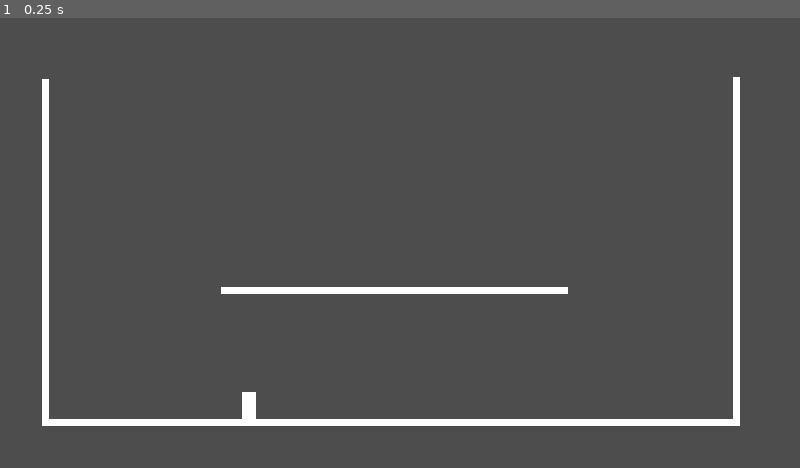
Above: before the commit, frame 1.
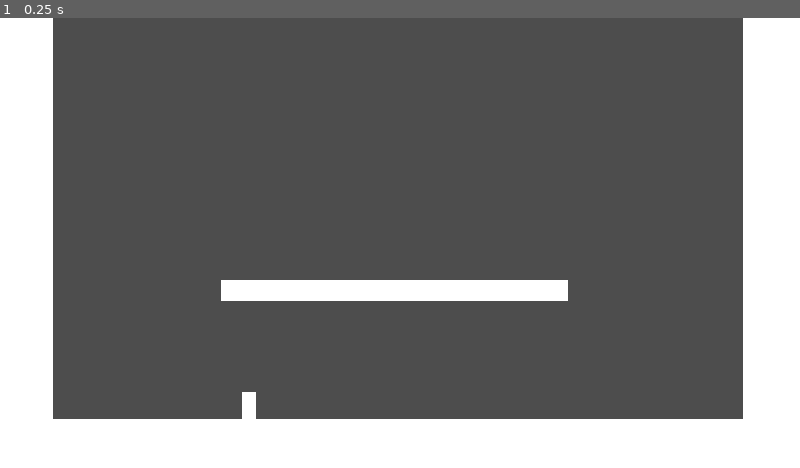
Above: after the commit, the same moment.

Repository: hpi-swa-lab/godot-pronto
Game: Godot game, scene res://prototypes/i2w1-Terraria-Bow.tscn
Same seed, same stepped clock (60 frames per second), same inputs: the game is played once before the commit and once after it. The project has no main scene, so this scene is started directly.
Inputs:
- Up to frame 1 (0.25 s): no input

The runs differ from the first frame. In frame 1, 23% of the frame differs, in the area x 0-100%, y 0-100%.

Commit message:
Make Walls bigger

Diff:
--- a/prototypes/i2w1-Terraria-Bow.tscn
+++ b/prototypes/i2w1-Terraria-Bow.tscn
@@ -113,17 +113,17 @@
 [node name="Ground" type="StaticBody2D" parent="." groups=["ground"]]
 
 [node name="Placeholder" type="Node2D" parent="Ground"]
-position = Vector2(565, 583)
+position = Vector2(576, 613)
 script = ExtResource("2_nrhwd")
-placeholder_size = Vector2(1000, 10)
+placeholder_size = Vector2(1200, 70)
 
 [node name="Wall Right" type="StaticBody2D" parent="." groups=["ground"]]
 position = Vector2(-7, -128)
 
 [node name="Placeholder" type="Node2D" parent="Wall Right"]
-position = Vector2(1067, 463)
+position = Vector2(1127, 445)
 script = ExtResource("2_nrhwd")
-placeholder_size = Vector2(10, 500)
+placeholder_size = Vector2(100, 700)
 
 [node name="Floating" type="StaticBody2D" parent="." groups=["ground"]]
 position = Vector2(-199, -193)
@@ -131,12 +131,12 @@
 [node name="Placeholder" type="Node2D" parent="Floating"]
 position = Vector2(767, 585)
 script = ExtResource("2_nrhwd")
-placeholder_size = Vector2(500, 10)
+placeholder_size = Vector2(500, 30)
 
 [node name="Wall Left" type="StaticBody2D" parent="." groups=["ground"]]
 position = Vector2(-994, -129)
 
 [node name="Placeholder" type="Node2D" parent="Wall Left"]
-position = Vector2(1060, 467)
+position = Vector2(1020, 456)
 script = ExtResource("2_nrhwd")
-placeholder_size = Vector2(10, 500)
+placeholder_size = Vector2(100, 700)
